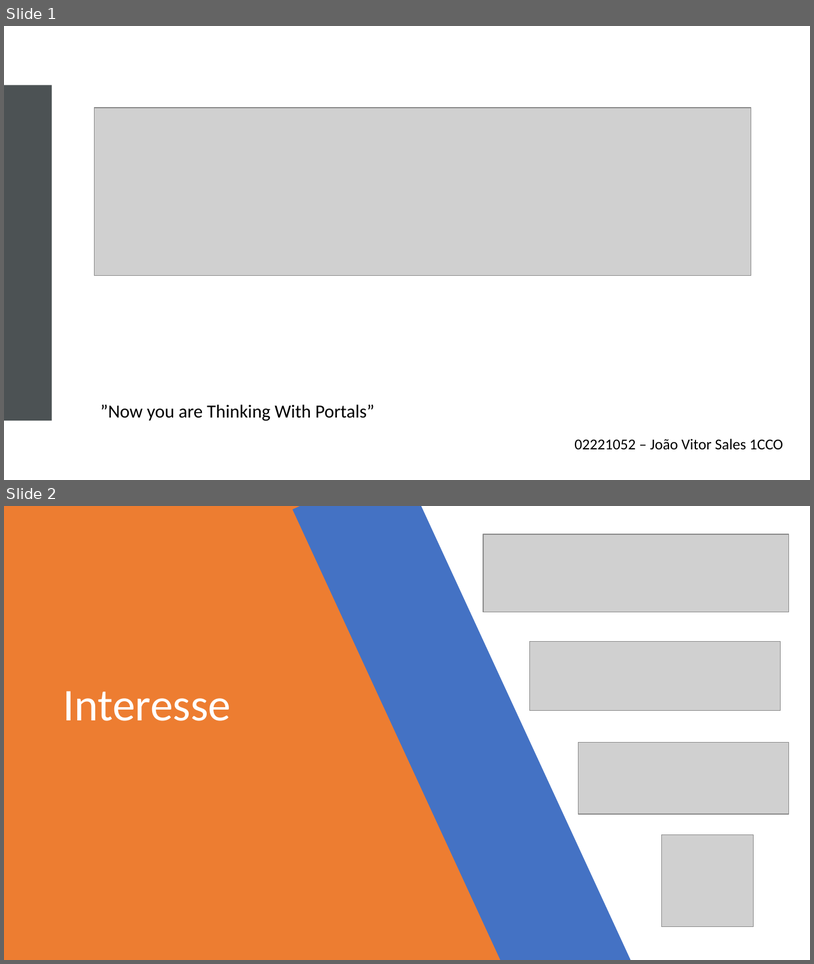
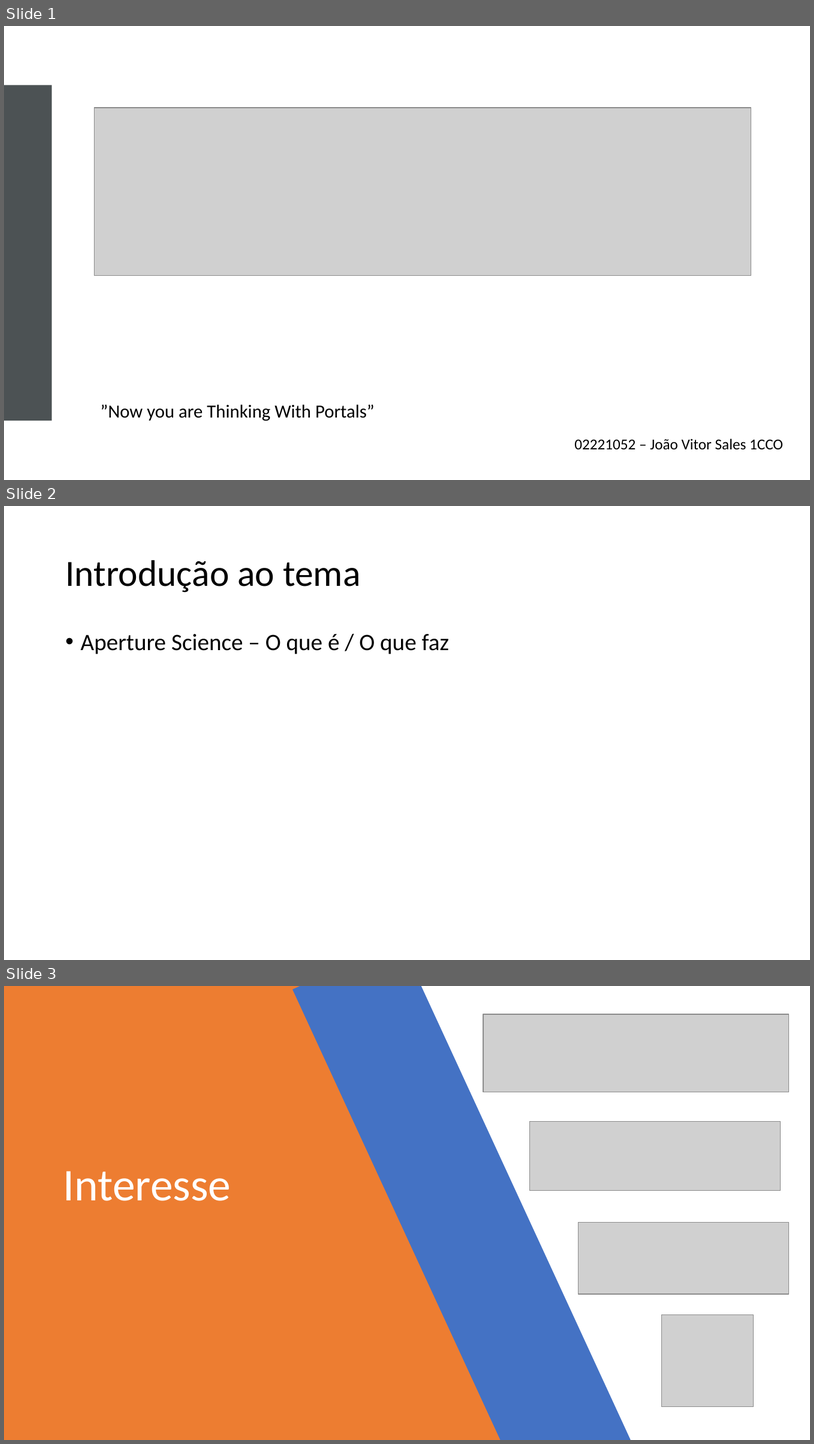
Before and after one commit to Pineapplentt/ThinkingWithPortals, a slide deck: doc/Apresentação Aperture.pptx. Shown one above the other, each under a label of ours: slides 1 and 2 before the commit, slides 1, 2 and 3 after it. The pictures are 814x964 and 814x1444 pixels, drawn with LibreOffice and Linux fonts; fonts in the diff are those of the drawing; grey boxes stand for pictures. Boxes give left, top, right and bottom in pixels: in the first picture for what was removed or moved away, otherwise in the second. Text is boxed around its words. In the diff, an @@ line names an element or a change of style, - is before the commit and + after.

Commit message:
nada demais

```diff
--- a/doc/Apresentação Aperture.pptx
+++ b/doc/Apresentação Aperture.pptx
@@ slide 2 added at bbox=[4, 506, 810, 960], background #FFFFFF @@
@@ title added at bbox=[65, 560, 360, 592], 44 pt, text #000000 @@
+Introdução ao tema
@@ text added at bbox=[81, 634, 449, 654], 28 pt, text #000000 @@
+• Aperture Science – O que é / O que faz
@@ what was slide 2 is now slide 3 @@
```
